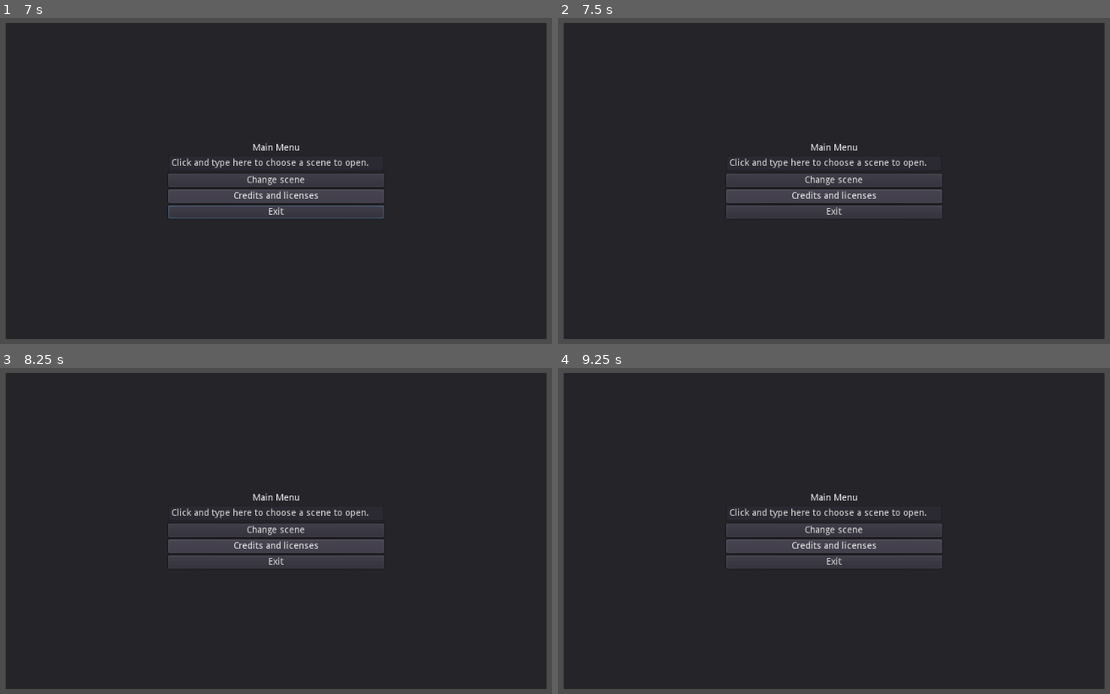
Above: before the commit, frames 1-4 (two rows, left to right).
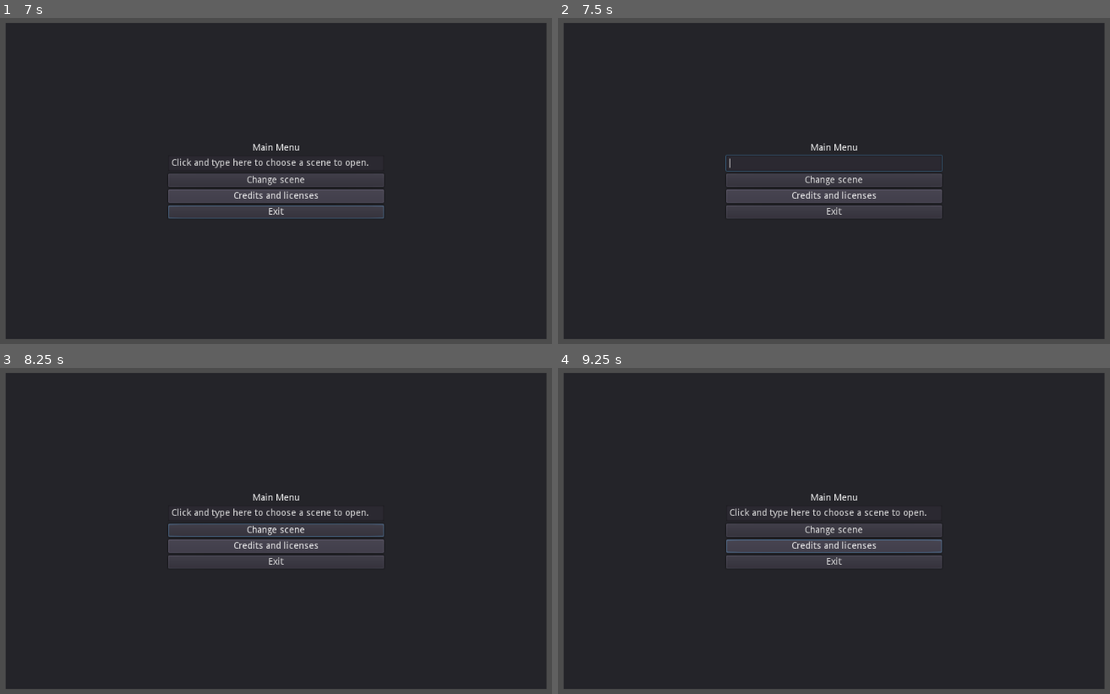
Above: after the commit, the same moments.

Repository: GitHub-user-2020/test-godot-project
Game: Godot game, scene res://test-menu.tscn
Same seed, same stepped clock (60 frames per second), same inputs: the game is played once before the commit and once after it.
Inputs:
- Up to frame 1 (7 s): click "Change scene" at 0.5 s; click "Change scene" at 1.25 s; click "Change scene" at 2 s; click "Credits and licenses" at 2.75 s; hold Tab 3.53-4.28 s; tap Tab at 4.35, 5.85 s; tap Enter (ui_accept) at 5, 5.3, 5.75, 6.02, 6.32 s; hold Tab 5.03-5.78 s; hold Tab from 6.53 s (still down)
- Up to frame 2 (7.5 s): tap Escape (ui_cancel) at 7.15 s; release Tab at 7.28 s; tap Tab at 7.35 s
- Up to frame 3 (8.25 s): tap Enter (ui_accept) at 8 s; hold Tab from 8.03 s (still down)
- Up to frame 4 (9.25 s): tap Enter (ui_accept) at 8.3, 8.75, 8.85, 9.02 s; release Tab at 8.78 s; tap Tab at 9.05 s

Frame 1 is identical in both runs. In frame 2, 0.6% of the frame differs, in the area x 30-70%, y 41-48%; in frame 3, 0.2%; in frame 4, 0.2%.
Error before the commit: Invalid set index 'is_menu_visible' (on base: 'null instance') with value of type 'bool'. (res://test-menu.gd:85)

Commit message:
Introduced working pause menu for other scenes

Diff:
--- a/GrandParent.gd
+++ b/GrandParent.gd
@@ -11,6 +11,7 @@
 	# _newScene = get_tree().change_scene("test-menu.tscn")
 	#print(get_child(0).get_child(1).name)
 	#print(find_node("Child", true, false))
+	$"/root/Globals".reset_global_vars()
 	sp = get_tree().get_root().get_node("TheRoot").get_child(1)
 	print(sp.name)
 	sp.connect("off_screen", self, "notify_edge_screen")
@@ -28,6 +29,12 @@
 
 # Called every frame. 'delta' is the elapsed time since the previous frame.
 func _process(delta):
-	if Input.is_key_pressed(KEY_ESCAPE):
+	print($"/root/Globals".is_menu_visible)
+	# use is_action_just_pressed to execute once per frame only.
+	if Input.is_action_just_pressed("ui_cancel") && not $"/root/Globals".is_menu_visible && not $"../Main Menu panel":
 		$"/root/Globals".open_main_menu()
+	# bug: this will only work when separate keys are used.
+	if Input.is_action_just_pressed("ui_accept") && not $"/root/Globals".is_menu_visible && $"../Main Menu panel" != null:
+		$"../Main Menu panel".visible = true
+
 #	pass
--- a/globals.gd
+++ b/globals.gd
@@ -7,9 +7,13 @@
 export(PackedScene) var mm = MainMenu.instance()
 var mm_pos
 
+func reset_global_vars():
+	is_menu_visible = false
+
+# Source: https://godotengine.org/qa/25126/how-to-get-root-node-of-a-scene-not-of-whole-tree
 func open_main_menu():
 	print(get_tree().get_current_scene().name)
 	mm_pos = get_tree().get_current_scene()
 	mm_pos.add_child(mm)
-	move_child(mm, 0)
+	# move_child(mm, 0)
 	# mm_pos.move_child(0)
--- a/test-menu.gd
+++ b/test-menu.gd
@@ -10,13 +10,14 @@
 var TitleLabel
 var VertCtnr # container for buttons
 func _ready():
+	self.name = "Main Menu panel"
 	VertCtnr = get_node("VBoxContainer")
 	# align container to be at the centre of the screen
 	VertCtnr.set_alignment(1)
 	VertCtnr = get_child(0)
 	VertCtnr.add_to_group("menu")
 	TitleLabel = VertCtnr.get_node("Label")
-	TitleLabel.name = "Main Menu"
+	TitleLabel.name = "Main Menu title"
 	TitleLabel.text = "Main Menu"
 	print("Objects within group \"menu\":")
 	# VertCtnr.move_child(TitleLabel, 2)
@@ -39,35 +40,42 @@
 	# get_node("VBoxContainer").add_child(NewBtn) # add new node to tree as child of existing node
 	CreditsBtn = Button.new()
 	ExitBtn = Button.new()
+
 	CreditsBtn.name = "Credits and licenses"
 	CreditsBtn.text = "Credits and licenses"
+
 	ExitBtn.name = "Exit"
 	ExitBtn.text = "Exit"
+
 	VertCtnr.add_child(CreditsBtn)
 	VertCtnr.add_child(ExitBtn)
 	ExitBtn.connect("pressed", self, "_on_ExitBtn_pressed")
 	# add toggle for Credits and licenses button to expand/hide
 	# wall of text
 	# $"/root/Globals".is_menu_visible = true
+	print(get_tree().get_current_scene().name)
 func _process(_delta):
 	# define global variable - will be useful for
 	# pause functionality for instance
 	if self.visible:
 		# $"/root/Globals".is_menu_visible = true
+		$"/root/Globals".is_menu_visible = true
 		pass
 	else:
+		# $"root/Globals".is_menu_visible = false
 		pass
 		# $"/root/Globals".is_menu_visible = false
 	# grab focus on change scene button
 	# if no focus is present
-	if Input.is_key_pressed(KEY_TAB) && not $"/root/Globals".is_menu_visible:
+	if Input.is_key_pressed(KEY_TAB):
 		print("TAB pressed, selecting a button")
-		$"/root/Globals".is_menu_visible = true
 		if csb.get_focus_owner() == null:
 			csb.text_box.grab_focus()
-	# "unpause" game, unfortunately, shared keybinds are useless for toggling
-	if Input.is_key_pressed(KEY_ESCAPE) && $"/root/Globals".is_menu_visible && get_tree().get_current_scene().name != "test_scene":
-		defocus()
+	# use is_action_just_pressed to execute once per frame only.
+	if Input.is_action_just_pressed("ui_cancel") && $"/root/Globals".is_menu_visible && get_tree().get_current_scene().name != "Main Menu panel":
+		call("defocus")
+		emit_signal("hide")
+		# $"root/Globals".is_menu_visible = false
 		pass
 # consider adding input logic in order to allow menu navigation
 # with gamepad or keyboard
@@ -79,10 +87,15 @@
 # - Signal from a text box being emitted, from within
 # aforementioned script.
 func defocus():
-	print("ESC pressed, removing main menu from viewport")
+	print("ESC pressed, removing main menu from viewport in a few seconds")
+	# hacky workaround with shared keybind - use yield?
+	# remove focus if there is any
+	# Source: https://godotforums.org/discussion/22920/how-to-remove-focus-from-control-nodes
 	var current_focus_control = get_focus_owner()
-	current_focus_control.release_focus()
-	$"root/Globals".is_menu_visible = false
+	if current_focus_control:
+		current_focus_control.release_focus()
+	$"/root/Globals".is_menu_visible = false
+	self.visible = false
 	pass
 func open_chosen_scene(scene_name : String):
 	scene_name = scene_name + ".tscn"
